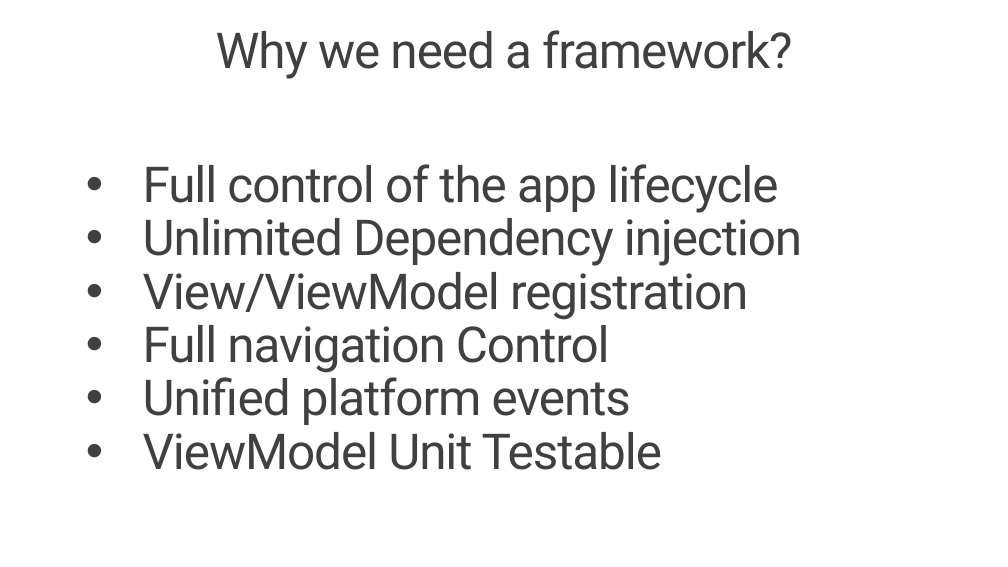
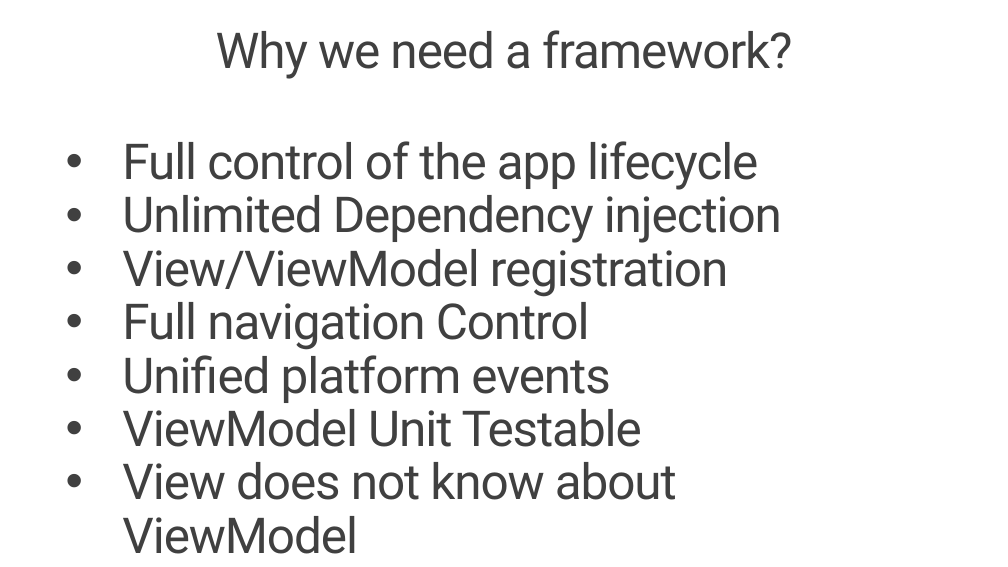
Before and after one commit to Xamariners/SDNMD_140916_MVVMBestPractices, a slide deck: slide 6 of MVVMBestPractices.pptx. Drawn at 1008x567 pixels with LibreOffice and Linux fonts; fonts in the diff are those of the drawing; background and template pictures are left out. Boxes give left, top, right and bottom in pixels: in the first picture for what was removed or moved away, otherwise in the second. Text is boxed around its words. In the diff, an @@ line names an element or a change of style, - is before the commit and + after.

```diff
--- a/MVVMBestPractices.pptx
+++ b/MVVMBestPractices.pptx
@@ text "Full control of the app ...": place and size @@
-text "Full control of the app ..." at [143,164,802,470]
+text "Full control of the app ..." at [122,141,782,554]
@@ text at [122,462,677,554]: paragraph added @@
+• View does not know about ViewModel
```
Also in this commit, not shown: 1 other slide changed, 12 slides removed, 6 other files.
